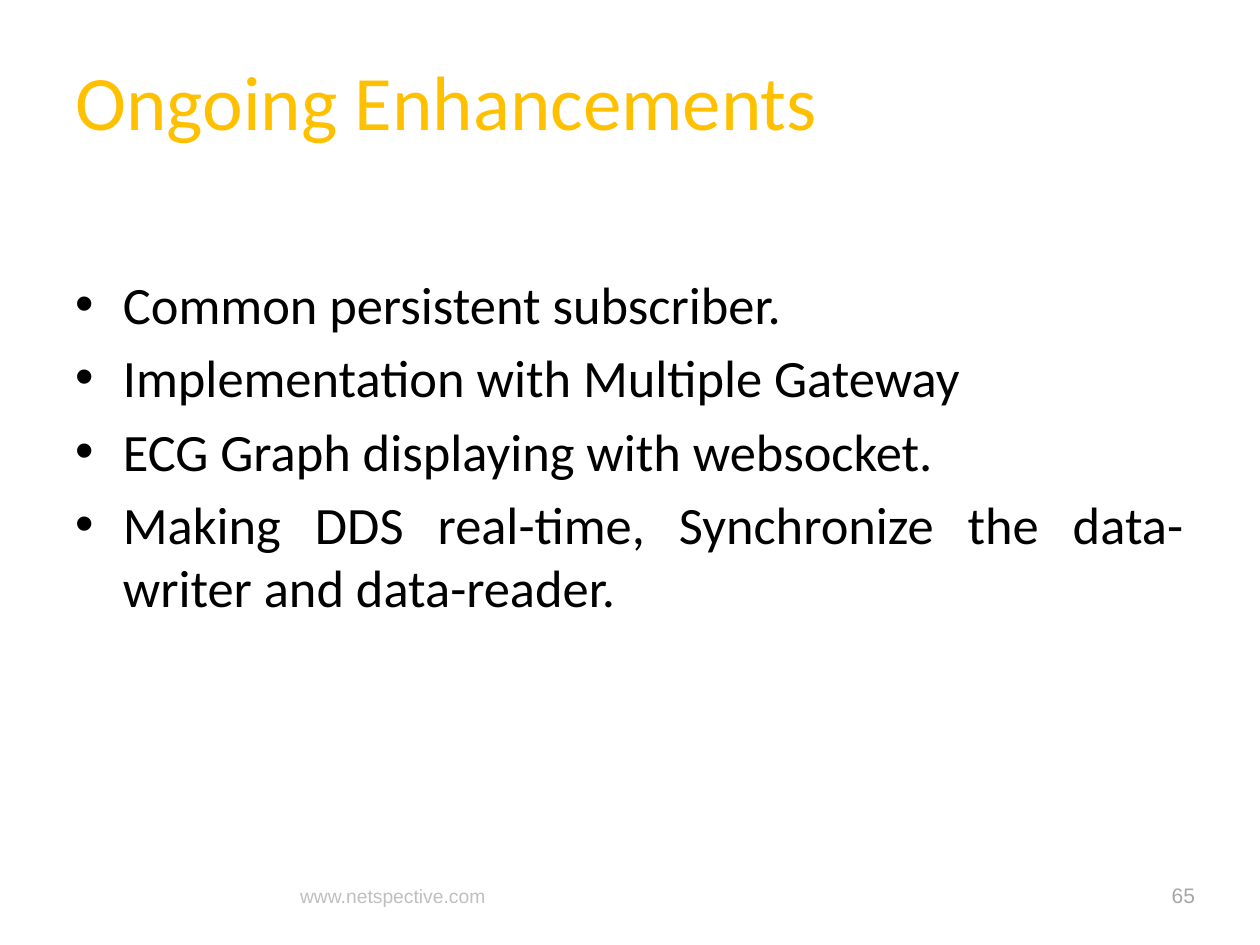
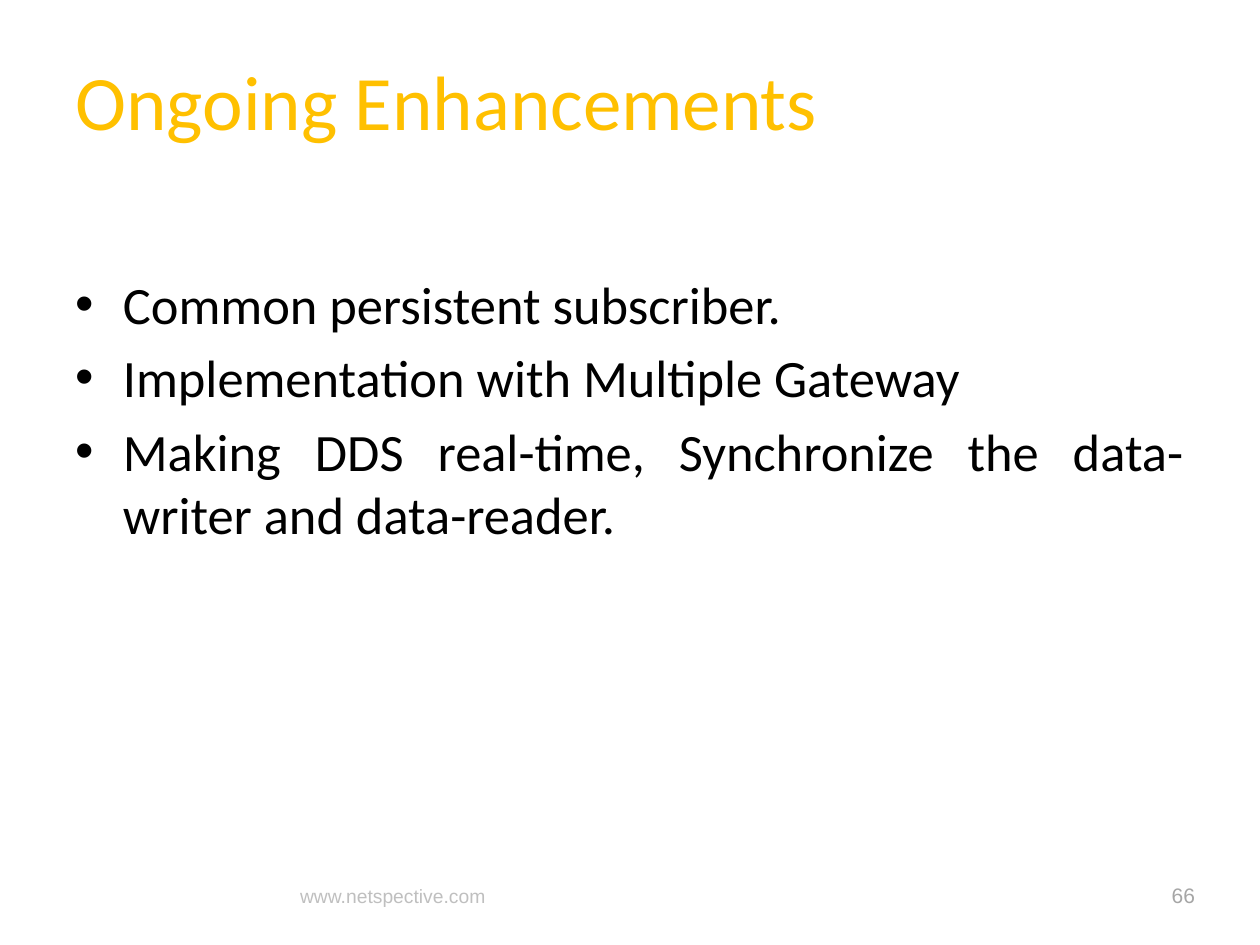
Before and after one commit to netspective/fluent, a slide deck: slide 66 of support/documents/Covidien Gateway Prototype Project Status and Plan.pptx (slide 65 before the commit). Drawn at 1260x945 pixels with LibreOffice and Linux fonts; fonts in the diff are those of the drawing; background and template pictures are left out. Boxes give left, top, right and bottom in pixels: in the first picture for what was removed or moved away, otherwise in the second. Text is boxed around its words. In the diff, an @@ line names an element or a change of style, - is before the commit and + after.

Commit message:
PPT updated ECG

```diff
--- a/support/documents/Covidien Gateway Prototype Project Status and Plan.pptx
+++ b/support/documents/Covidien Gateway Prototype Project Status and Plan.pptx
@@ text at (x1=123, y1=434, x2=933, y2=480): paragraph removed @@
-• ECG Graph displaying with websocket.
@@ page number at (x1=1172, y1=888, x2=1195, y2=903): text changed @@
-65
+66
```
Also in this commit, not shown: 1 other slide changed, 1 slide added.
